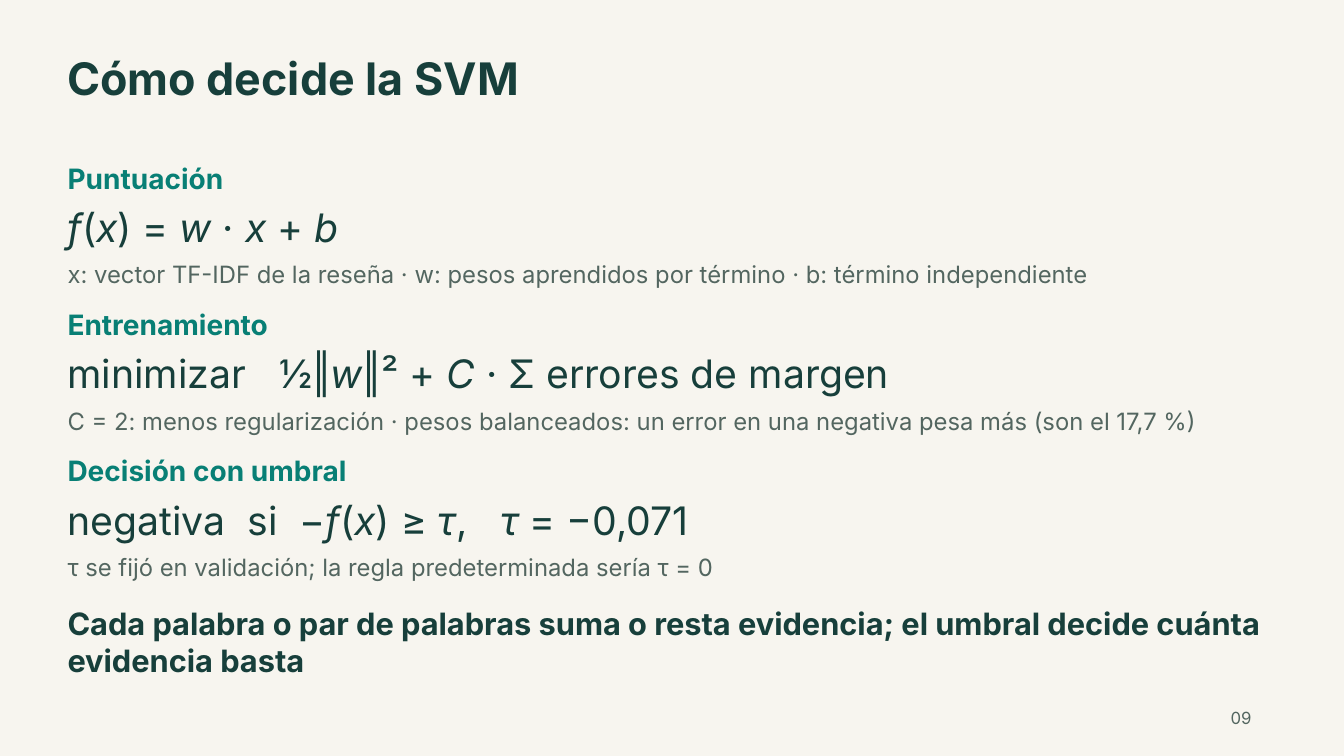
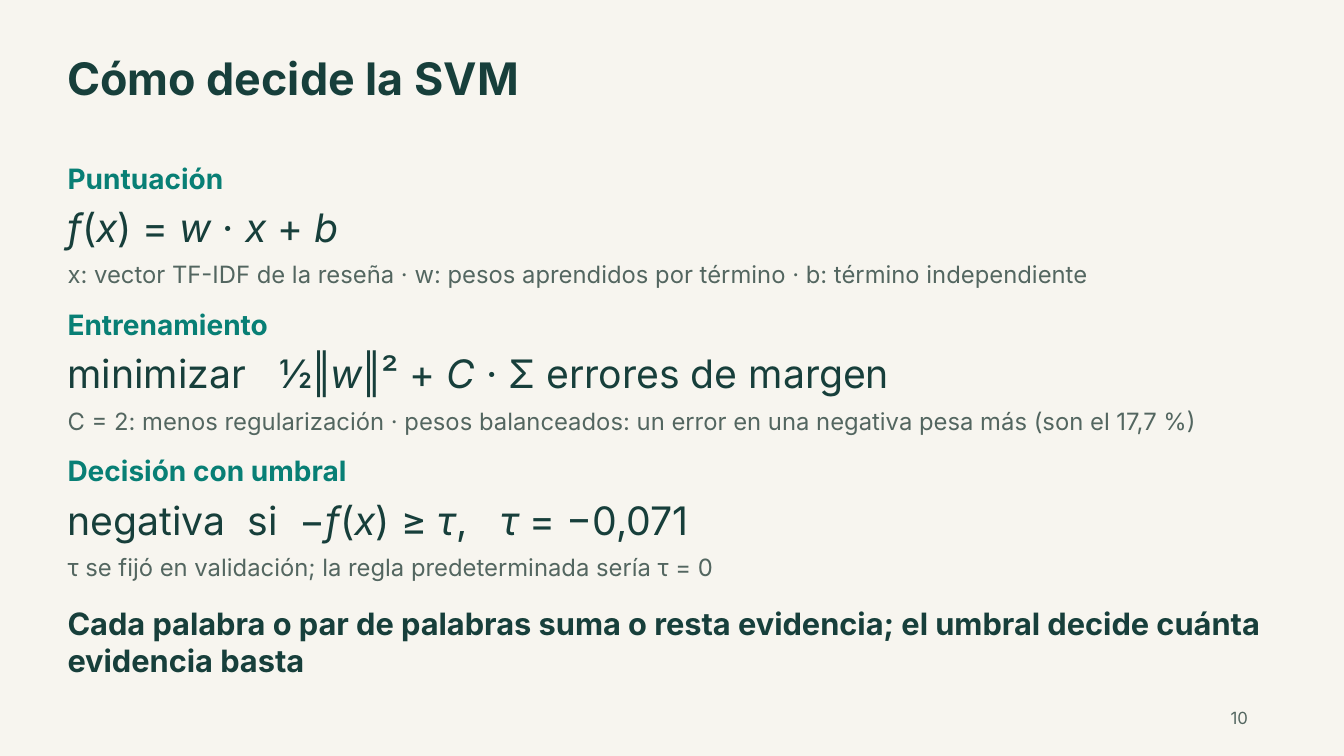
Before and after one commit to bvelastegui/hotel-reviews-ml, a slide deck: slide 10 of entregables/presentacion.pptx (slide 9 before the commit). Drawn at 1344x756 pixels with LibreOffice and Linux fonts; fonts in the diff are those of the drawing. Boxes give left, top, right and bottom in pixels: in the first picture for what was removed or moved away, otherwise in the second. Text is boxed around its words. In the diff, an @@ line names an element or a change of style, - is before the commit and + after.

```diff
--- a/entregables/presentacion.pptx
+++ b/entregables/presentacion.pptx
@@ text at bbox=[1231, 711, 1248, 724]: text changed @@
-09
+10
```
Also in this commit, not shown: 17 other slides changed, 1 slide added, 1 other file.
